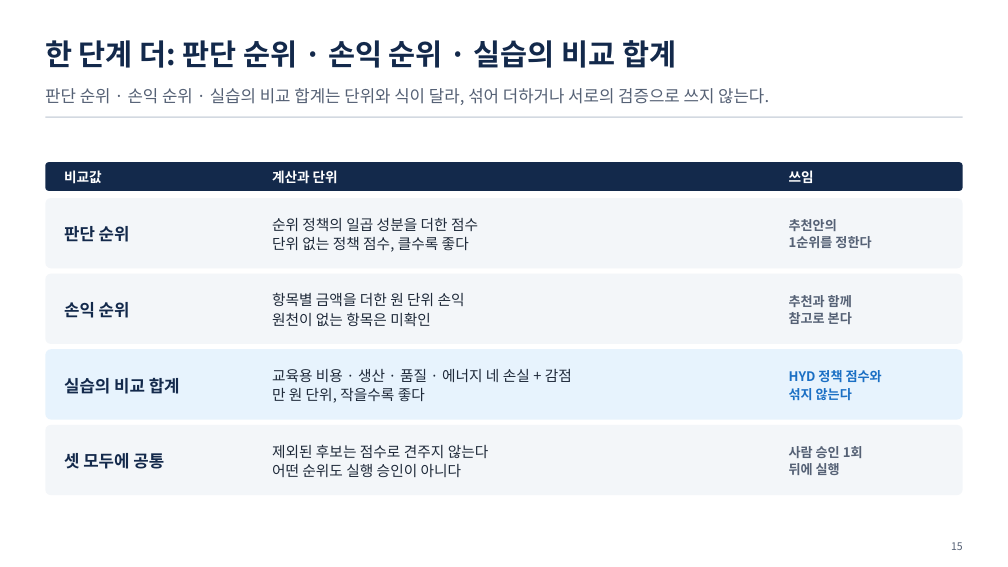
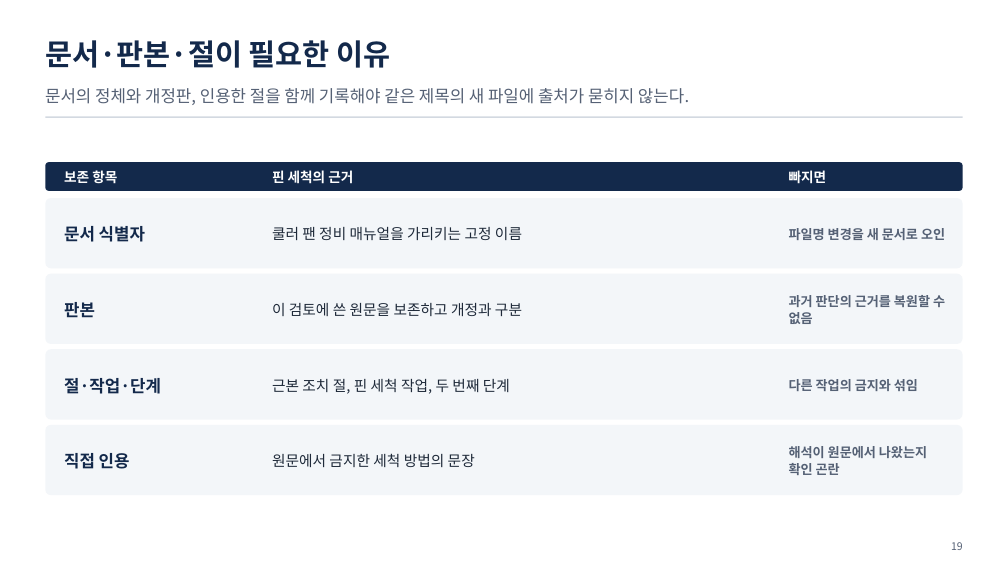
Before and after one commit to uengine-oss/hyd-iot-edu, a slide deck: slide 19 of workspace/강의제작/산출물/실전반/이론/03회차/실전반_03일차.pptx (slide 15 before the commit). Drawn at 1008x567 pixels with LibreOffice and Linux fonts; fonts in the diff are those of the drawing. Boxes give left, top, right and bottom in pixels: in the first picture for what was removed or moved away, otherwise in the second. Text is boxed around its words. In the diff, an @@ line names an element or a change of style, - is before the commit and + after.

```diff
--- a/workspace/강의제작/산출물/실전반/이론/03회차/실전반_03일차.pptx
+++ b/workspace/강의제작/산출물/실전반/이론/03회차/실전반_03일차.pptx
@@ text at [45,40,390,68]: text changed @@
-한 단계 더: 판단 순위 · 손익 순위 · 실습의 비교 합계
+문서·판본·절이 필요한 이유
@@ text at [45,88,689,105]: text changed @@
-판단 순위 · 손익 순위 · 실습의 비교 합계는 단위와 식이 달라, 섞어 더하거나 서로의 검증으로 쓰지 않는다.
+문서의 정체와 개정판, 인용한 절을 함께 기록해야 같은 제목의 새 파일에 출처가 묻히지 않는다.
@@ text at [64,170,117,183]: text changed @@
-비교값
+보존 항목
@@ text at [272,170,353,184]: text changed @@
-계산과 단위
+핀 세척의 근거
@@ text at [789,170,827,184]: text changed @@
-쓰임
+빠지면
@@ text at [64,226,145,242]: text changed @@
-판단 순위
+문서 식별자
@@ text at [272,227,522,240]: text changed @@
-순위 정책의 일곱 성분을 더한 점수
-단위 없는 정책 점수, 클수록 좋다
+쿨러 팬 정비 매뉴얼을 가리키는 고정 이름
@@ text at [789,228,945,240]: text changed @@
-추천안의
-1순위를 정한다
+파일명 변경을 새 문서로 오인
@@ text at [789,295,945,324]: text changed @@
-추천과 함께
-참고로 본다
+과거 판단의 근거를 복원할 수 없음
@@ text at [64,302,95,318]: text changed @@
-손익 순위
+판본
@@ text at [272,303,522,316]: text changed @@
-항목별 금액을 더한 원 단위 손익
-원천이 없는 항목은 미확인
+이 검토에 쓴 원문을 보존하고 개정과 구분
@@ rounded rectangle at [45,349,963,420]: fill #E7F3FD to #F3F6F9 @@
@@ text at [64,378,161,394]: text changed @@
-실습의 비교 합계
+절·작업·단계
@@ text at [272,378,510,394]: text changed @@
-교육용 비용 · 생산 · 품질 · 에너지 네 손실 + 감점
-만 원 단위, 작을수록 좋다
+근본 조치 절, 핀 세척 작업, 두 번째 단계
@@ text at [789,379,918,391]: text changed; text colour #1A6FC4 to #556175 @@
-HYD 정책 점수와
-섞지 않는다
+다른 작업의 금지와 섞임
@@ text at [789,446,927,475]: text changed @@
-사람 승인 1회
-뒤에 실행
+해석이 원문에서 나왔는지 확인 곤란
@@ text at [64,453,130,469]: text changed @@
-셋 모두에 공통
+직접 인용
@@ text at [272,453,475,467]: text changed @@
-제외된 후보는 점수로 견주지 않는다
-어떤 순위도 실행 승인이 아니다
+원문에서 금지한 세척 방법의 문장
```
Also in this commit, not shown: 16 other slides changed, 30 slides added, 42 slides removed, 13 other files.
